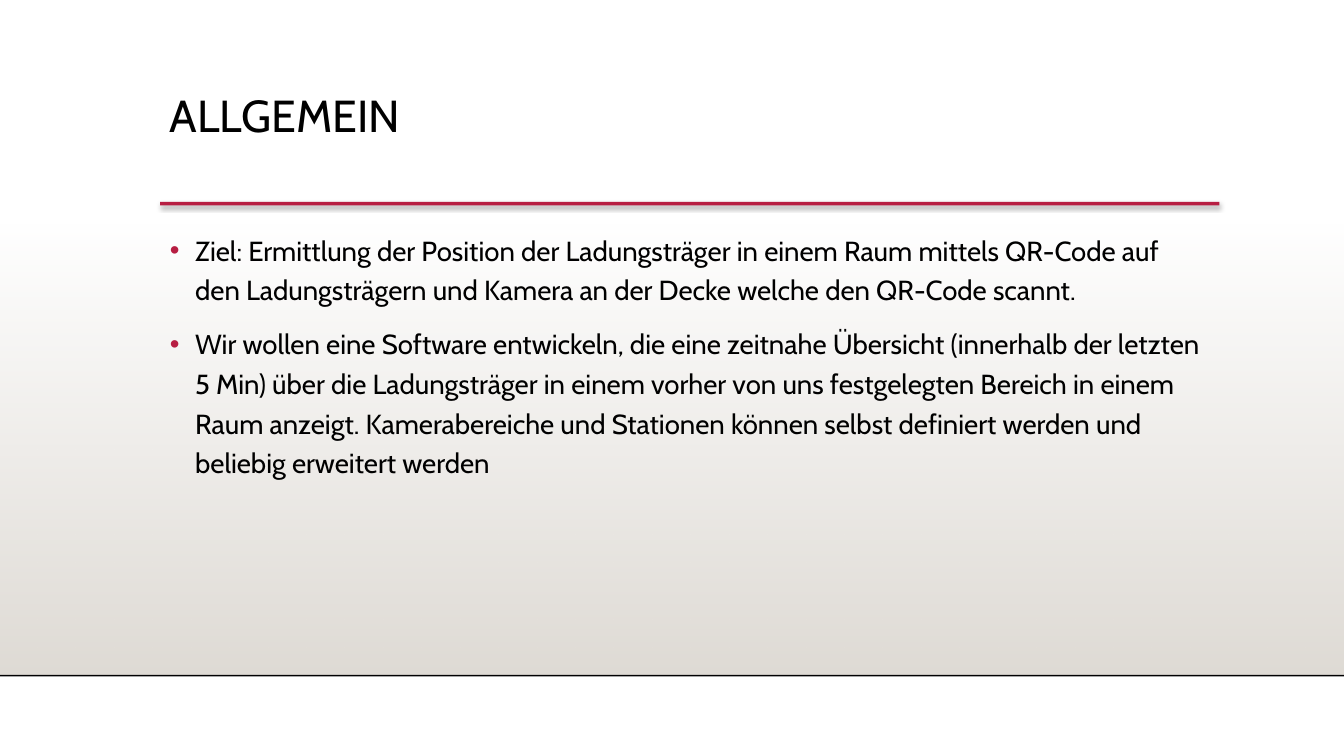
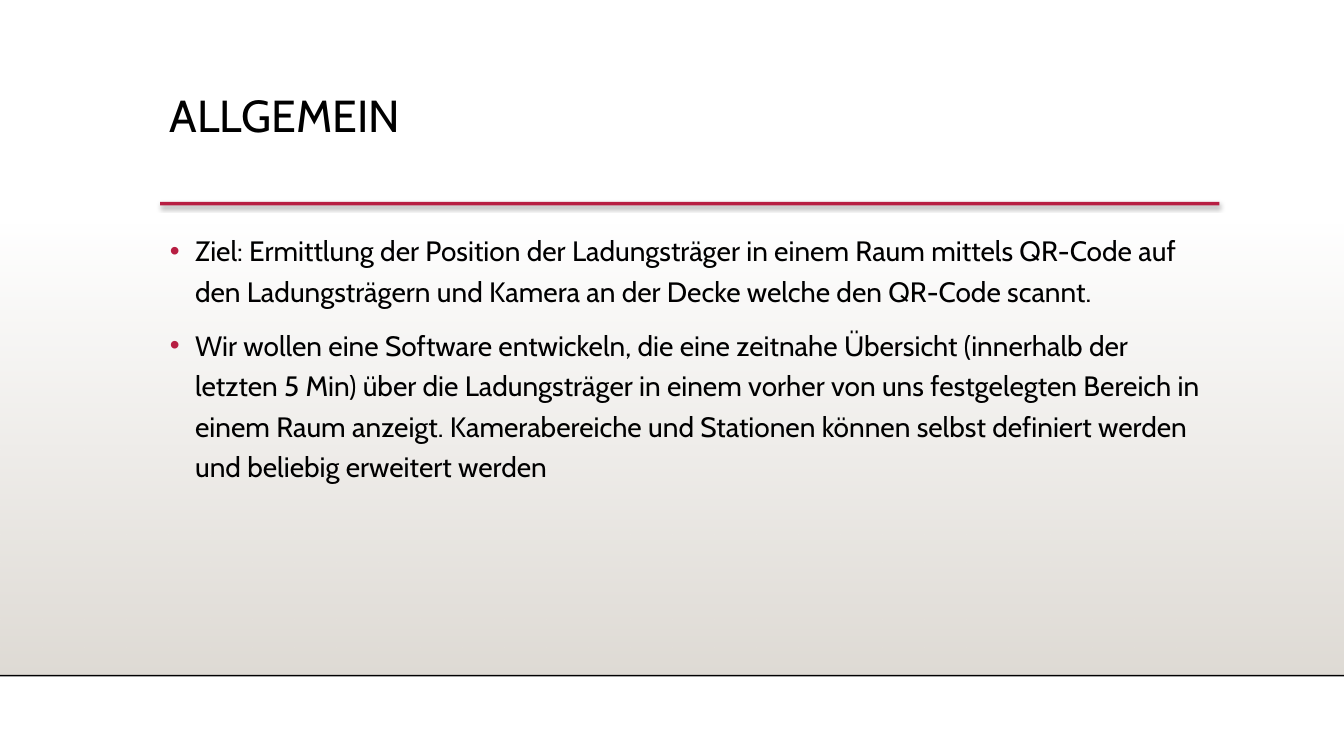
Before and after one commit to FeFi7/CarrierTracking, a slide deck: slide 2 of Dokumentation/MeilensteinPraesentation.pptx. Drawn at 1344x756 pixels with LibreOffice and Linux fonts; fonts in the diff are those of the drawing; background and template pictures are left out. Boxes give left, top, right and bottom in pixels: in the first picture for what was removed or moved away, otherwise in the second. Text is boxed around its words. In the diff, an @@ line names an element or a change of style, - is before the commit and + after.

```diff
--- a/Dokumentation/MeilensteinPraesentation.pptx
+++ b/Dokumentation/MeilensteinPraesentation.pptx
@@ text "Ziel: Ermittlung der Position der ..." at (x1=195, y1=240, x2=1200, y2=483): size 19.7 to 20 pt @@
```
Also in this commit, not shown: 1 other slide changed.
